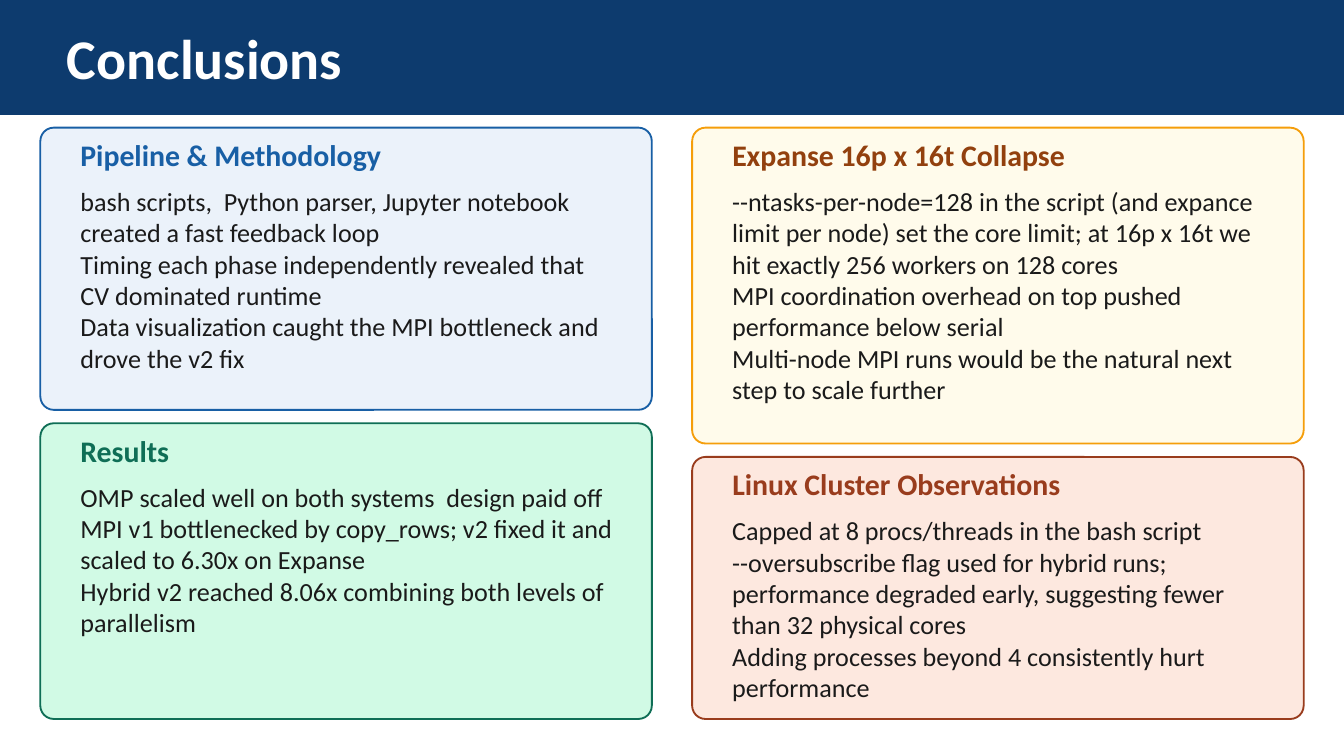
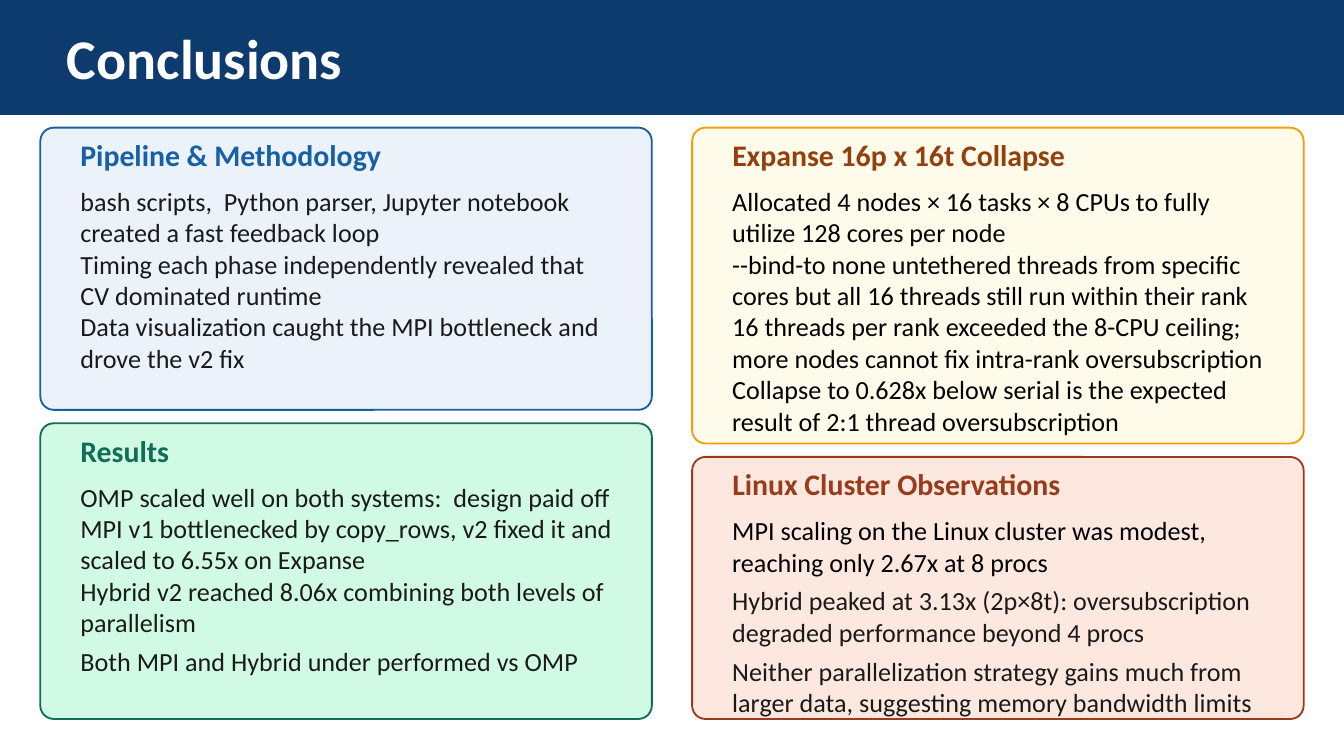
Before and after one commit to jhffmn82/IT388_parallel_processing_bayesian_classifier, a slide deck: slide 22 of IT388_ParallelNaiveBayes_Final.pptx. Drawn at 1344x756 pixels with LibreOffice and Linux fonts; fonts in the diff are those of the drawing. Boxes give left, top, right and bottom in pixels: in the first picture for what was removed or moved away, otherwise in the second. Text is boxed around its words. In the diff, an @@ line names an element or a change of style, - is before the commit and + after.

Commit message:
Data cleanup and more outputs, new iteration of powerpoint

```diff
--- a/IT388_ParallelNaiveBayes_Final.pptx
+++ b/IT388_ParallelNaiveBayes_Final.pptx
@@ text at [732, 193, 1262, 436]: text changed; text colour #1A1A1A to #000000 @@
---ntasks-per-node=128 in the script (and expance limit per node) set the core limit; at 16p x 16t we hit exactly 256 workers on 128 cores
-MPI coordination overhead on top pushed performance below serial
-Multi-node MPI runs would be the natural next step to scale further
+Allocated 4 nodes × 16 tasks × 8 CPUs to fully utilize 128 cores per node
+--bind-to none untethered threads from specific cores but all 16 threads still run within their rank 16 threads per rank exceeded the 8-CPU ceiling; more nodes cannot fix intra-rank oversubscription
+Collapse to 0.628x below serial is the expected result of 2:1 thread oversubscription
@@ text at [80, 489, 611, 676]: text changed @@
-OMP scaled well on both systems design paid off
-MPI v1 bottlenecked by copy_rows; v2 fixed it and scaled to 6.30x on Expanse
-Hybrid v2 reached 8.06x combining both levels of parallelism
+OMP scaled well on both systems: design paid off
+MPI v1 bottlenecked by copy_rows, v2 fixed it and scaled to 6.55x on Expanse
+Hybrid v2 reached 8.06x combining both levels of parallelism
+Both MPI and Hybrid under performed vs OMP
@@ text at [732, 522, 1252, 719]: text changed @@
-Capped at 8 procs/threads in the bash script
---oversubscribe flag used for hybrid runs; performance degraded early, suggesting fewer than 32 physical cores
-Adding processes beyond 4 consistently hurt performance
+MPI scaling on the Linux cluster was modest, reaching only 2.67x at 8 procs
+Hybrid peaked at 3.13x (2p×8t): oversubscription degraded performance beyond 4 procs
+Neither parallelization strategy gains much from larger data, suggesting memory bandwidth limits
```
Also in this commit, not shown: 12 other slides changed, 51 other files.
